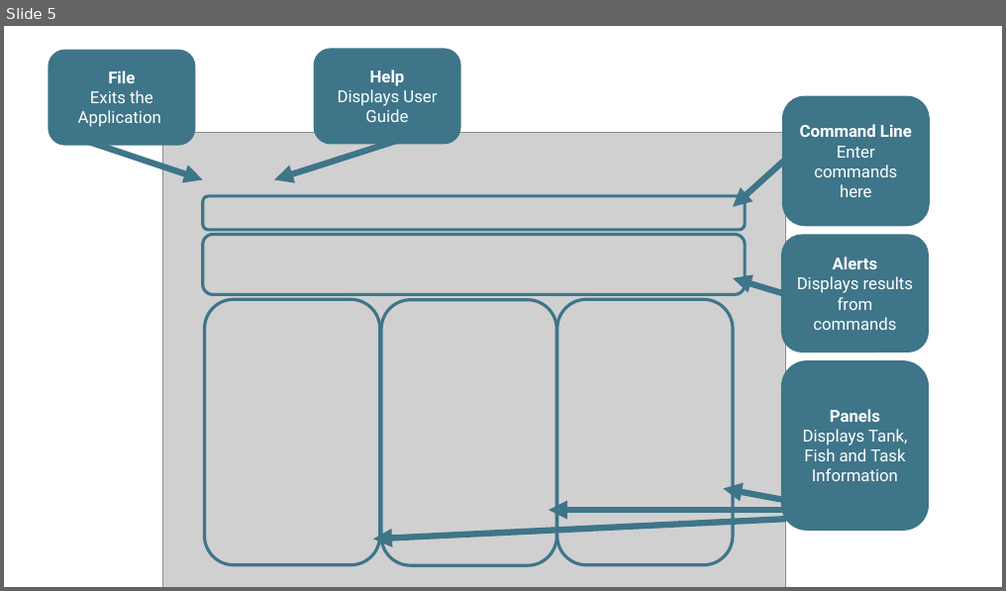
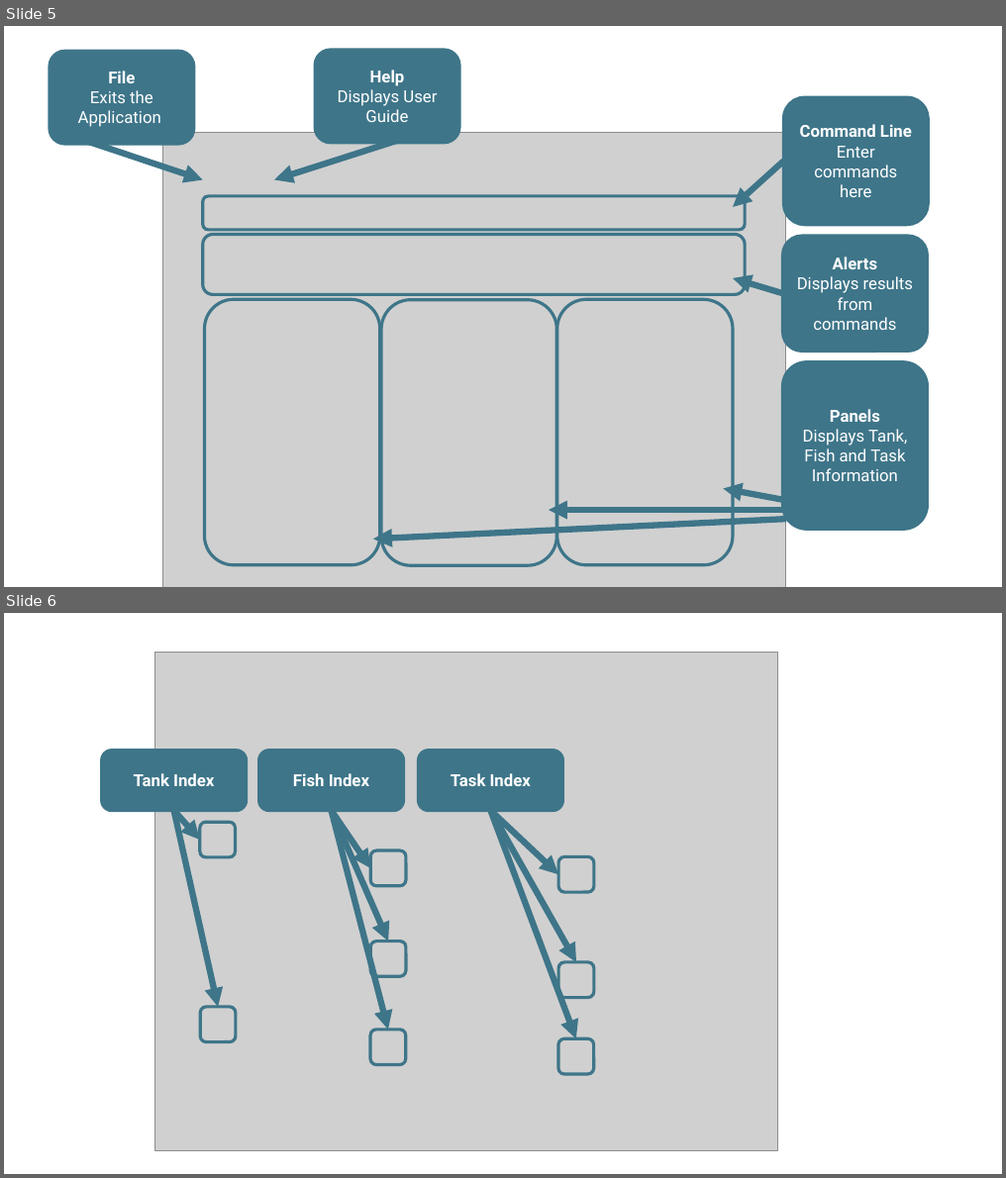
Before and after one commit to nus-cs2103-AY2223S2/tp, a slide deck: docs/2103UG.pptx. Shown one above the other, each under a label of ours: slide 5 before the commit, slides 5 and 6 after it. The pictures are 1006x591 and 1006x1178 pixels, drawn with LibreOffice and Linux fonts; fonts in the diff are those of the drawing; grey boxes stand for pictures. Boxes give left, top, right and bottom in pixels: in the first picture for what was removed or moved away, otherwise in the second. Text is boxed around its words. In the diff, an @@ line names an element or a change of style, - is before the commit and + after.

Commit message:
Add Ui picture for index

```diff
--- a/docs/2103UG.pptx
+++ b/docs/2103UG.pptx
@@ slide 6 added at [4, 613, 1002, 1174], background #FFFFFF @@
@@ group added at [102, 652, 778, 1152]: 11 rounded rectangles, 8 arrows, 1 picture @@
+Fish Index
+Task Index
+Tank Index
```
Also in this commit, not shown: 2 other files.
